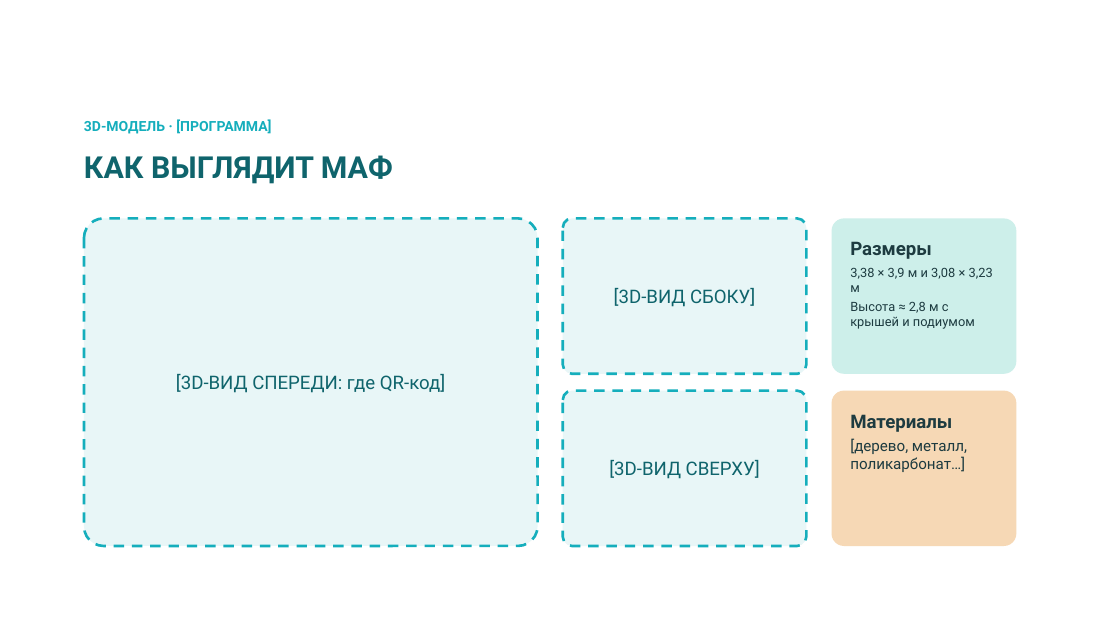
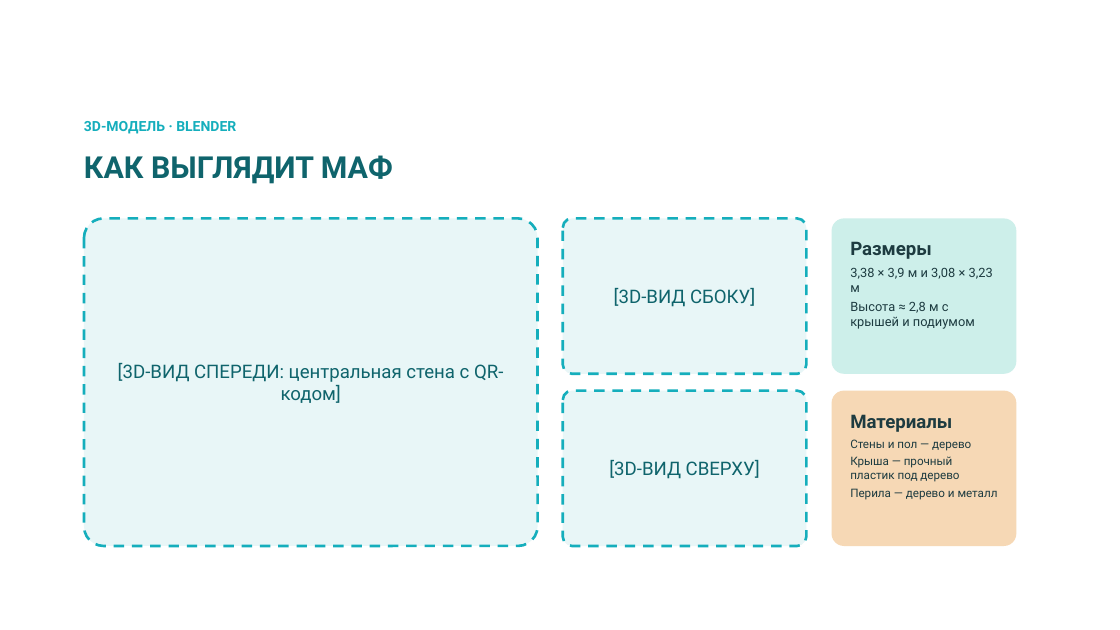
Before and after one commit to bnhogpad228/school-app, a slide deck: slide 11 of presentation/shkolny-dvor-SK-sreda.pptx. Drawn at 1120x630 pixels with LibreOffice and Linux fonts; fonts in the diff are those of the drawing; background and template pictures are left out. Boxes give left, top, right and bottom in pixels: in the first picture for what was removed or moved away, otherwise in the second. Text is boxed around its words. In the diff, an @@ line names an element or a change of style, - is before the commit and + after.

```diff
--- a/presentation/shkolny-dvor-SK-sreda.pptx
+++ b/presentation/shkolny-dvor-SK-sreda.pptx
@@ text at [84, 121, 236, 134]: text changed @@
-3D-МОДЕЛЬ · [ПРОГРАММА]
+3D-МОДЕЛЬ · BLENDER
@@ text in rounded rectangle at [118, 363, 503, 403]: text changed @@
-[3D-ВИД СПЕРЕДИ: где QR-код]
+[3D-ВИД СПЕРЕДИ: центральная стена с QR-кодом]
@@ text in rounded rectangle at [850, 439, 998, 500]: text changed; size 13 to 10 pt @@
-[дерево, металл, поликарбонат…]
+Стены и пол — дерево
+Крыша — прочный пластик под дерево
+Перила — дерево и металл
```
Also in this commit, not shown: 1 other slide changed.
